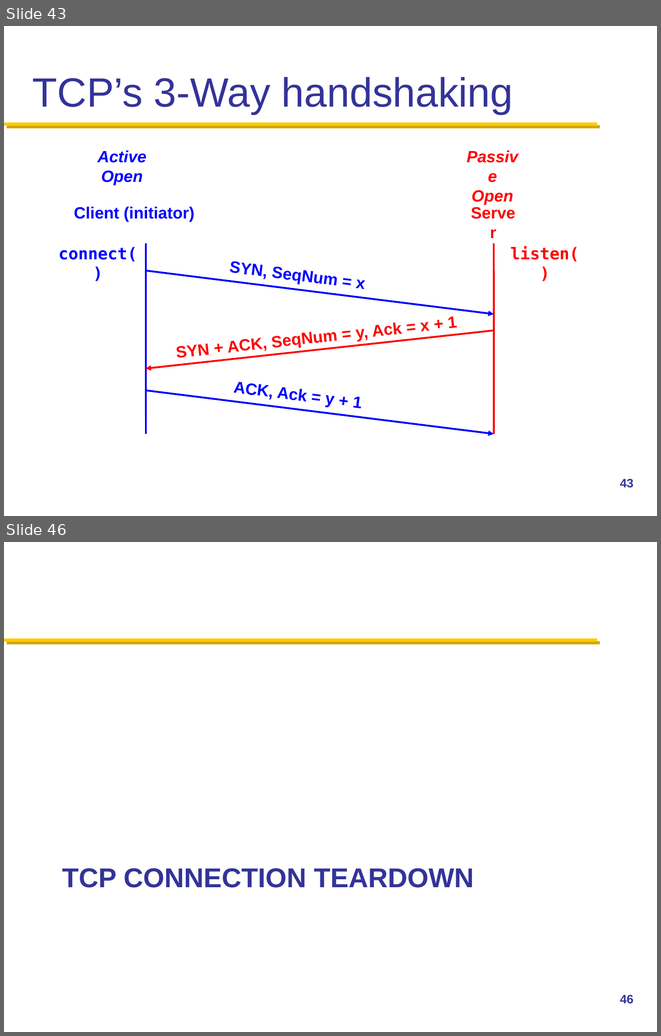
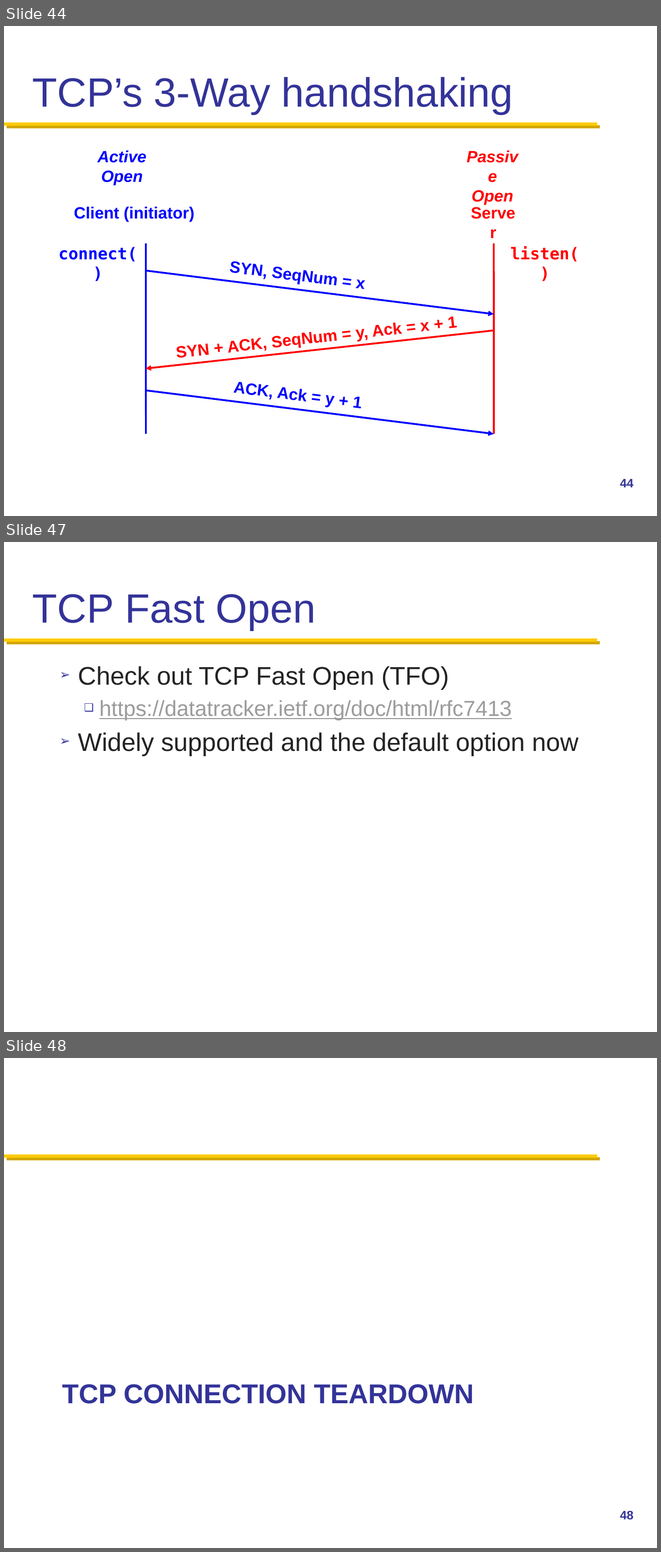
Before and after one commit to henryhxu/CSCI4430-ESTR4120, a slide deck: lec/lec7.pptx. Shown one above the other, each under a label of ours: slides 43 and 46 before the commit, slides 44, 47 and 48 after it; the slides between them are not shown. The pictures are 661x1036 and 661x1552 pixels, drawn with LibreOffice and Linux fonts; fonts in the diff are those of the drawing. Boxes give left, top, right and bottom in pixels: in the first picture for what was removed or moved away, otherwise in the second. Text is boxed around its words. In the diff, an @@ line names an element or a change of style, - is before the commit and + after.

```diff
--- a/lec/lec7.pptx
+++ b/lec/lec7.pptx
@@ slide 47 added at [4,542,657,1032], background #FFFFFF; not listed: 1 template element that a slide beside it also shows @@
@@ title added at [32,594,316,631], 45 pt, text #333399 @@
+TCP Fast Open
@@ text added at [78,666,579,756], 28 pt, text #232323 @@
+➢ Check out TCP Fast Open (TFO)
+  ❑ https://datatracker.ietf.org/doc/html/rfc7413
+➢ Widely supported and the default option now
@@ what was slide 43 is now slide 44 @@
@@ page number at [620,479,634,487]: text changed @@
-43
+44
@@ what was slide 46 is now slide 48 @@
@@ page number at [620,1511,634,1519]: text changed @@
-46
+48
```
Also in this commit, not shown: 11 slides changed, 1 other slide added.
